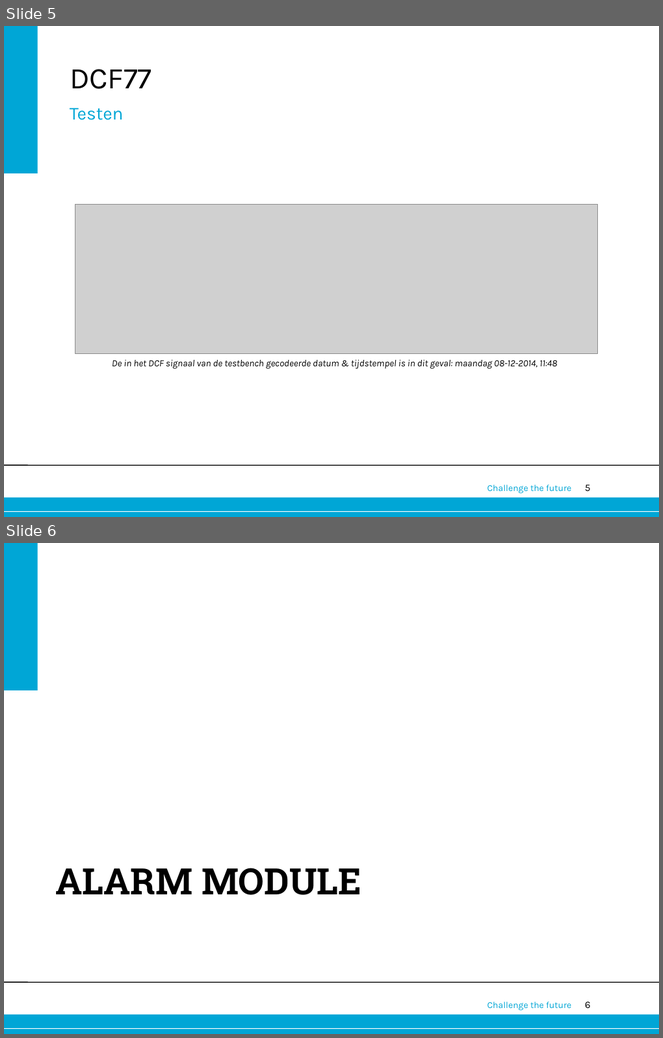
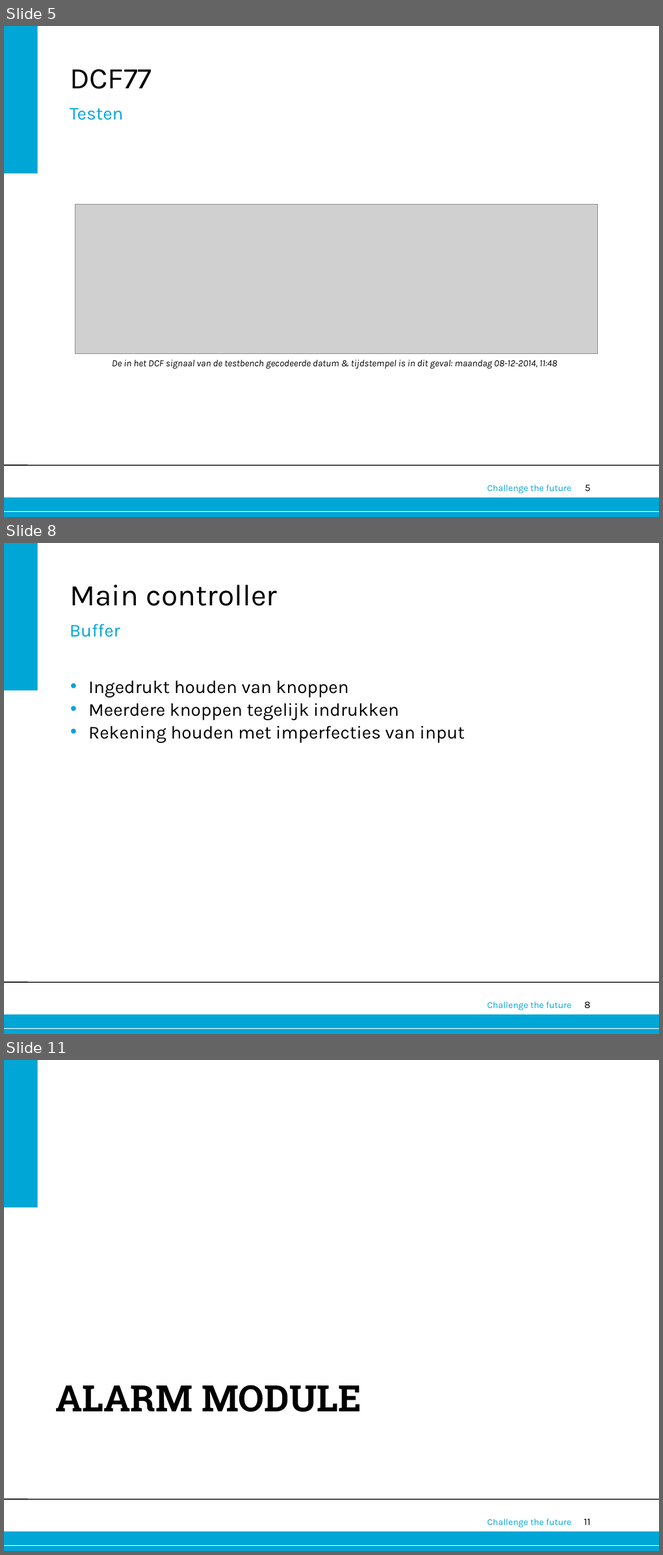
Before and after one commit to Alex-Oudsen/EPO-3, a slide deck: Presentatie/Presentatie groep A1.pptx. Shown one above the other, each under a label of ours: slides 5 and 6 before the commit, slides 5, 8 and 11 after it; the slides between them are not shown. The pictures are 663x1038 and 663x1555 pixels, drawn with LibreOffice and Linux fonts; fonts in the diff are those of the drawing; grey boxes stand for pictures; background and template pictures are left out. Boxes give left, top, right and bottom in pixels: in the first picture for what was removed or moved away, otherwise in the second. Text is boxed around its words. In the diff, an @@ line names an element or a change of style, - is before the commit and + after.

```diff
--- a/Presentatie/Presentatie groep A1.pptx
+++ b/Presentatie/Presentatie groep A1.pptx
@@ slide 8 added at [4, 543, 659, 1034], background #FFFFFF; not listed: 6 template elements that a slide beside it also shows @@
@@ title added at [70, 585, 277, 606], 33 pt, text #000000 @@
+Main controller
@@ text added at [70, 624, 120, 637], 20 pt, text #00A6D6 @@
+Buffer
@@ text added at [88, 681, 465, 743], 20 pt, text #000000 @@
+• Ingedrukt houden van knoppen
+• Meerdere knoppen tegelijk indrukken
+• Rekening houden met imperfecties van input
@@ what was slide 6 is now slide 11 @@
@@ page number at [584, 1519, 590, 1525]: text changed @@
-6
+11
```
Also in this commit, not shown: 14 other slides added, 4 slides removed.
